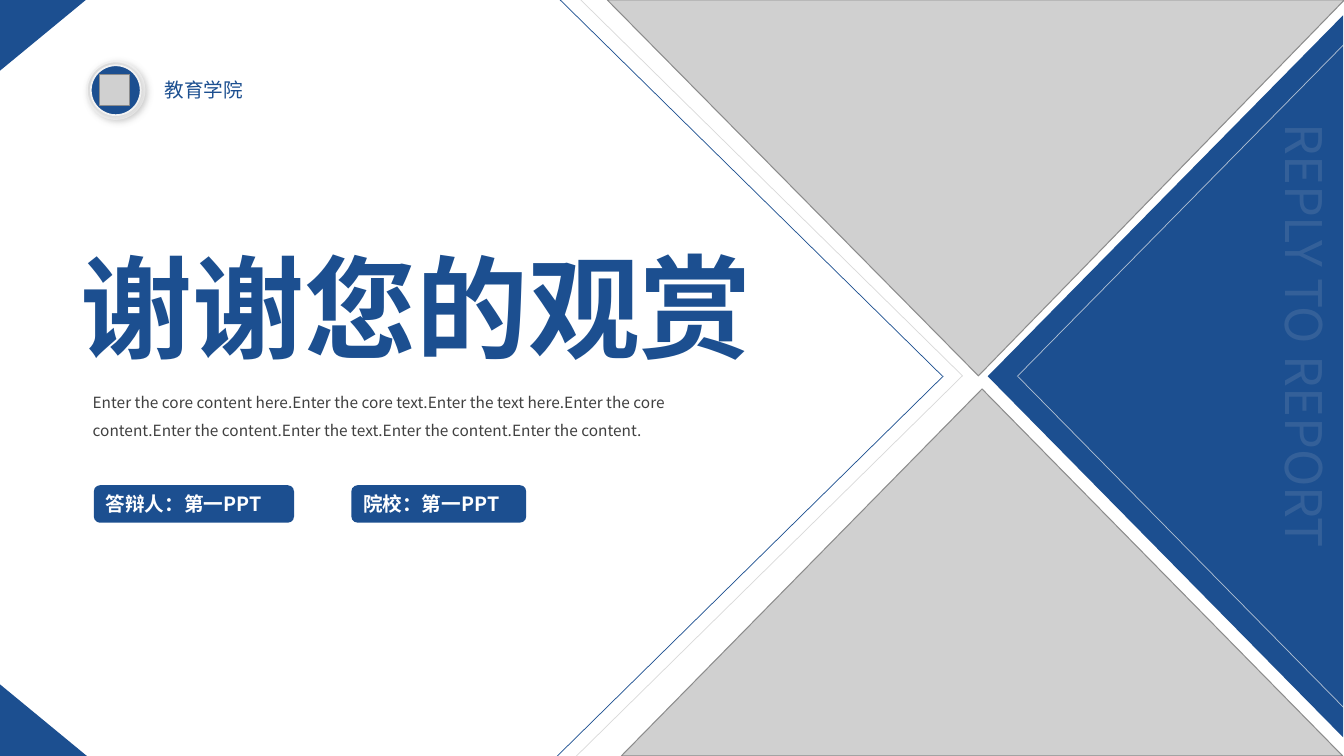
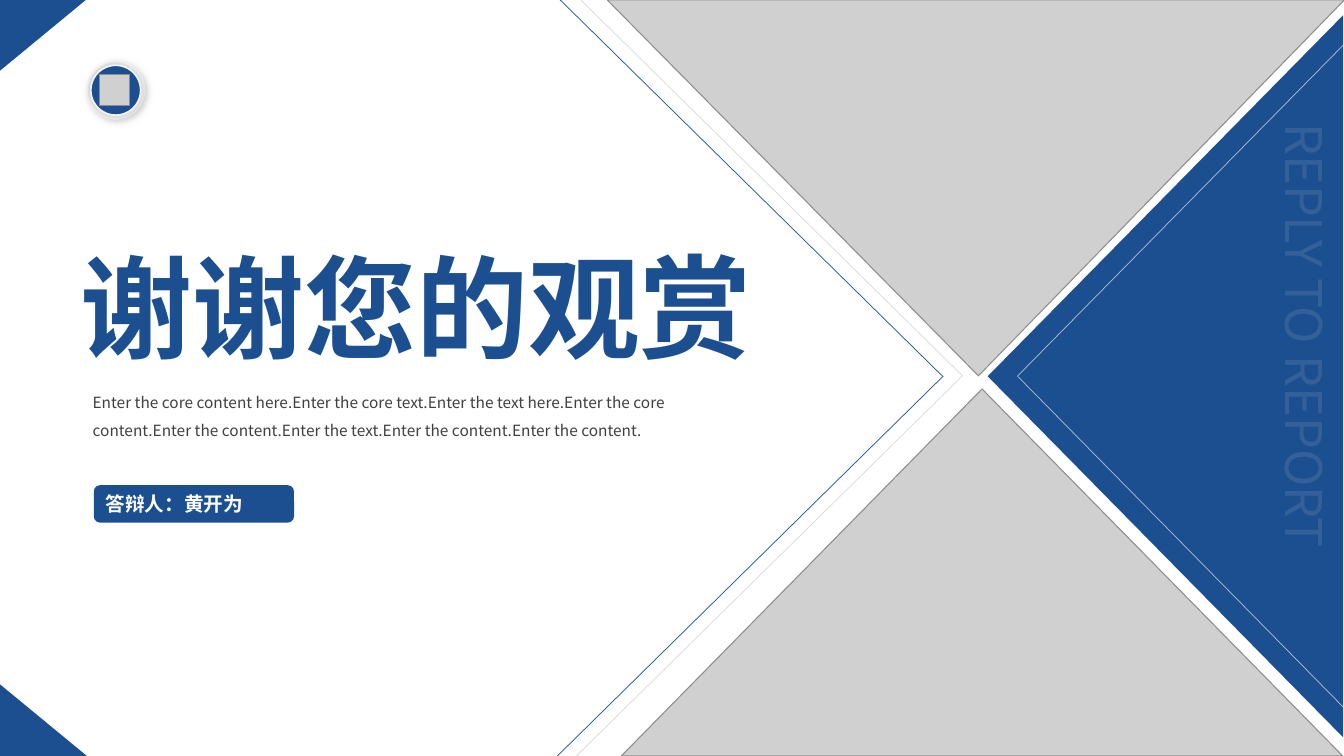
Before and after one commit to wentureing/fossify-math-unit-test, a slide deck: slide 27 of ppt相关/移动应用测试PPT.pptx (slide 30 before the commit). Drawn at 1344x756 pixels with LibreOffice and Linux fonts; fonts in the diff are those of the drawing; grey boxes stand for pictures. Boxes give left, top, right and bottom in pixels: in the first picture for what was removed or moved away, otherwise in the second. Text is boxed around its words. In the diff, an @@ line names an element or a change of style, - is before the commit and + after.

```diff
--- a/ppt相关/移动应用测试PPT.pptx
+++ b/ppt相关/移动应用测试PPT.pptx
@@ text removed at (165, 80, 244, 99) @@
-教育学院
@@ text in rounded rectangle at (106, 494, 243, 513): text changed @@
-答辩人：第一PPT
+答辩人：黄开为
@@ rounded rectangle removed at (352, 485, 526, 522) @@
-院校：第一PPT
```
Also in this commit, not shown: 7 other slides changed, 8 slides added, 11 slides removed, 11 other files.
